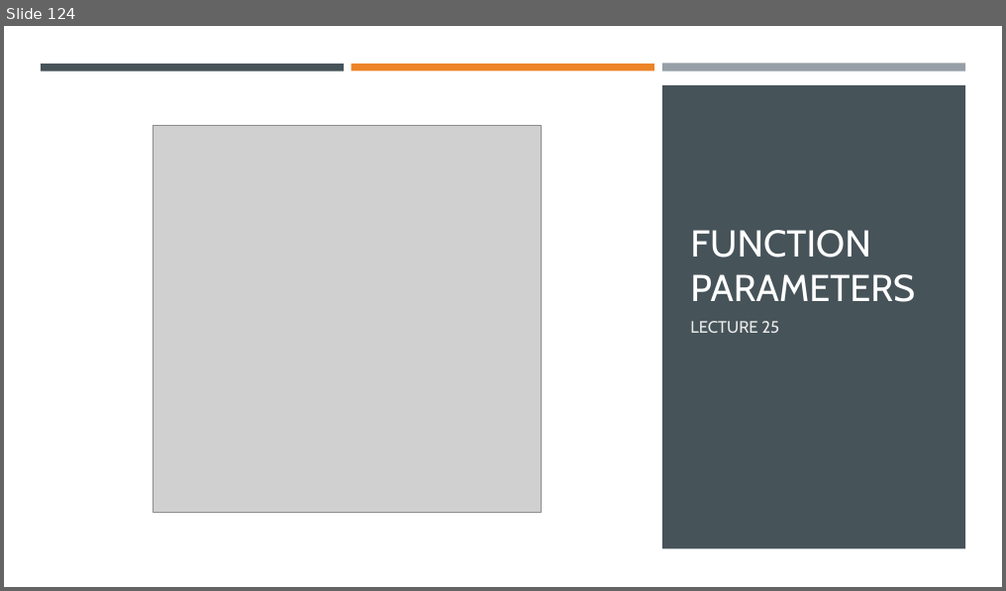
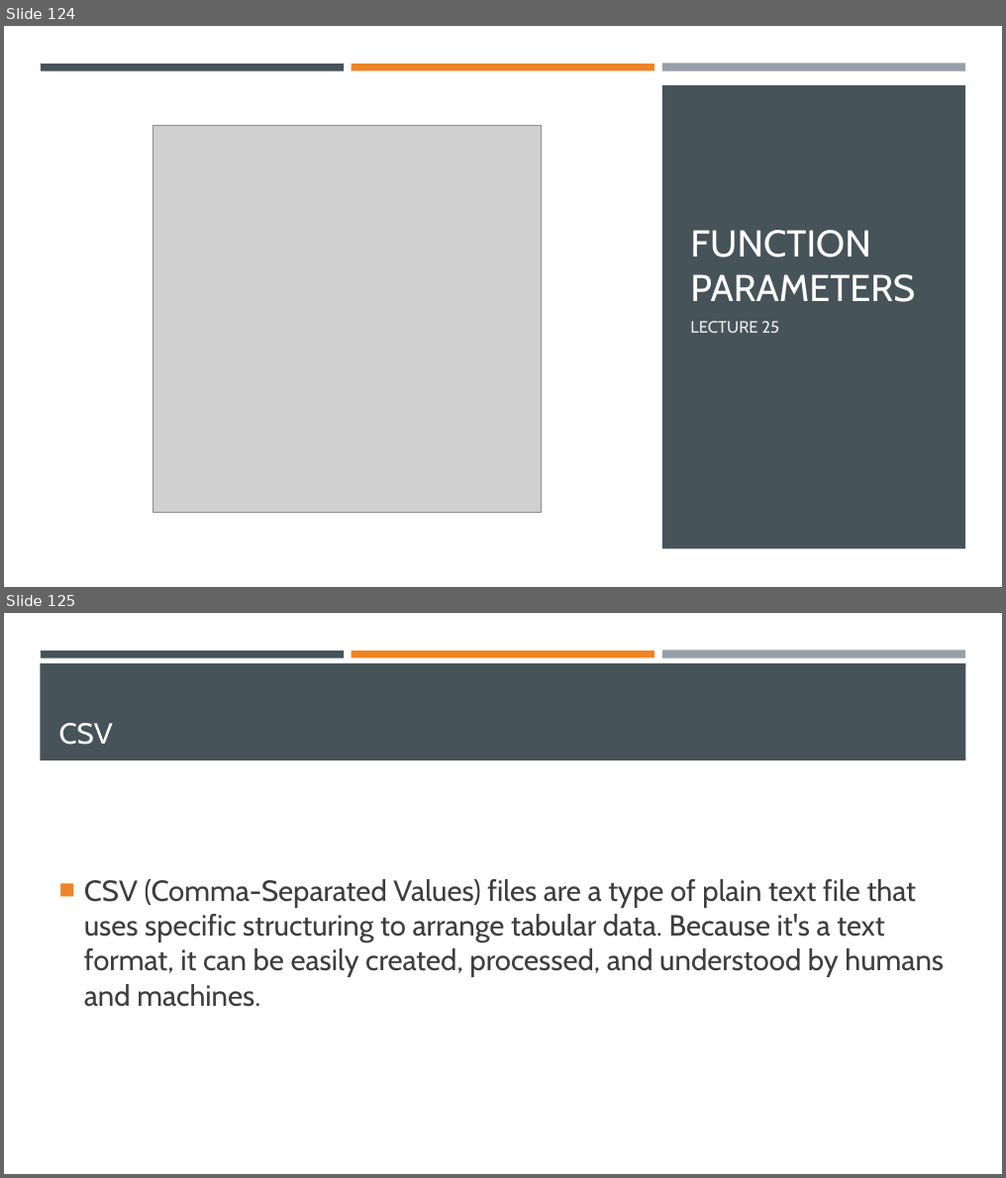
Before and after one commit to Ghost0396/iot, a slide deck: python/Python 3.pptx. Shown one above the other, each under a label of ours: slide 124 before the commit, slides 124 and 125 after it. The pictures are 1006x591 and 1006x1178 pixels, drawn with LibreOffice and Linux fonts; fonts in the diff are those of the drawing; grey boxes stand for pictures. Boxes give left, top, right and bottom in pixels: in the first picture for what was removed or moved away, otherwise in the second. Text is boxed around its words. In the diff, an @@ line names an element or a change of style, - is before the commit and + after.

```diff
--- a/python/Python 3.pptx
+++ b/python/Python 3.pptx
@@ slide 125 added at [4, 613, 1002, 1174], background #FFFFFF @@
@@ rectangle added at [40, 663, 966, 761], fill #465359 @@
@@ rectangle added at [41, 651, 344, 658], fill #465359 @@
@@ rectangle added at [351, 651, 654, 658], fill #ED8428 @@
@@ rectangle added at [662, 651, 965, 659], fill #969FA7 @@
@@ title added at [59, 723, 113, 745], 28 pt, text #FFFFFF @@
+CSV
@@ text added at [84, 879, 944, 1007], 28 pt, text #3D3D3D @@
+■ CSV (Comma-Separated Values) files are a type of plain text file that uses specific structuring to arrange tabular data. Because it's a text format, it can be easily created, processed, and understood by humans and machines.
```
Also in this commit, not shown: 19 other slides added.
